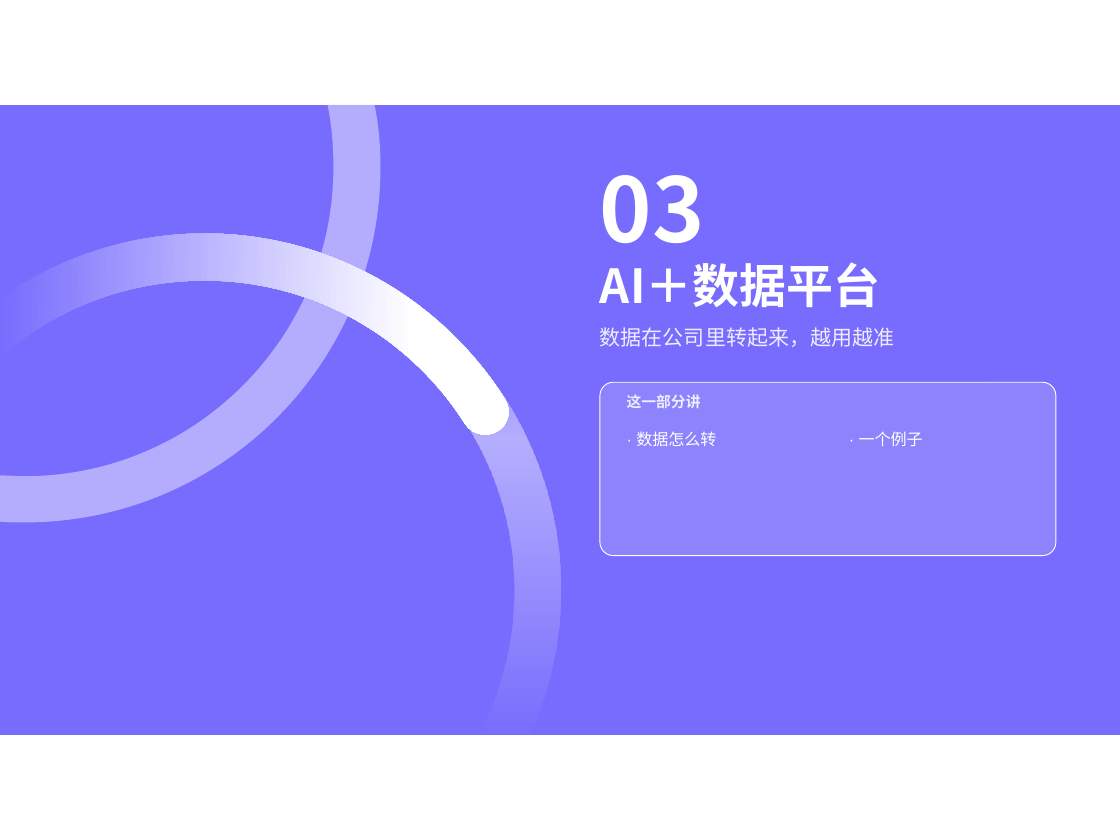
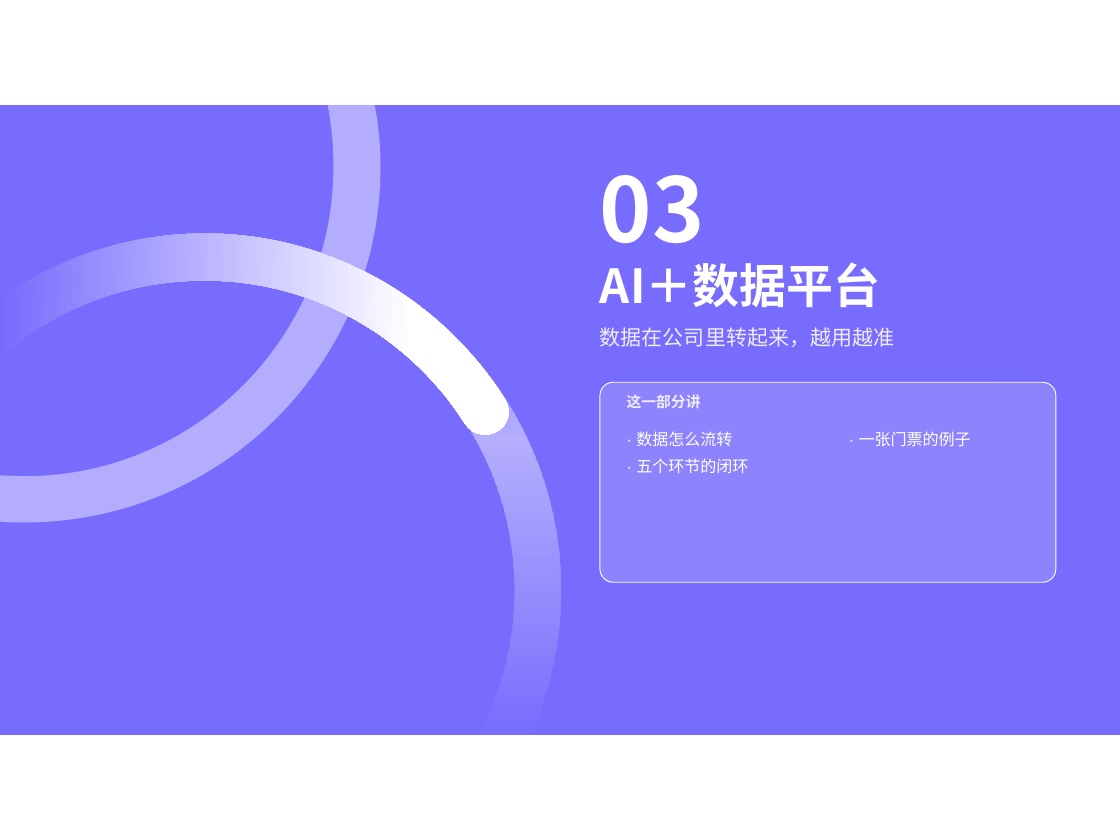
Before and after one commit to keanying/relevance, a slide deck: slide 52 of AI＋数据平台_老板汇报.pptx (slide 26 before the commit). Drawn at 1120x840 pixels with LibreOffice and Linux fonts; fonts in the diff are those of the drawing. Boxes give left, top, right and bottom in pixels: in the first picture for what was removed or moved away, otherwise in the second. Text is boxed around its words. In the diff, an @@ line names an element or a change of style, - is before the commit and + after.

```diff
--- a/AI＋数据平台_老板汇报.pptx
+++ b/AI＋数据平台_老板汇报.pptx
@@ rounded rectangle: place and size @@
-rounded rectangle at (600,382,1056,556)
+rounded rectangle at (600,382,1056,582)
@@ rounded rectangle at (600,382,1056,582): proportions changed @@
@@ text at (636,431,748,473): text changed @@
-· 数据怎么转
+· 数据怎么流转
+· 五个环节的闭环
@@ text at (859,431,971,446): text changed @@
-· 一个例子
+· 一张门票的例子
```
Also in this commit, not shown: 20 other slides changed, 34 slides added, 7 slides removed.
